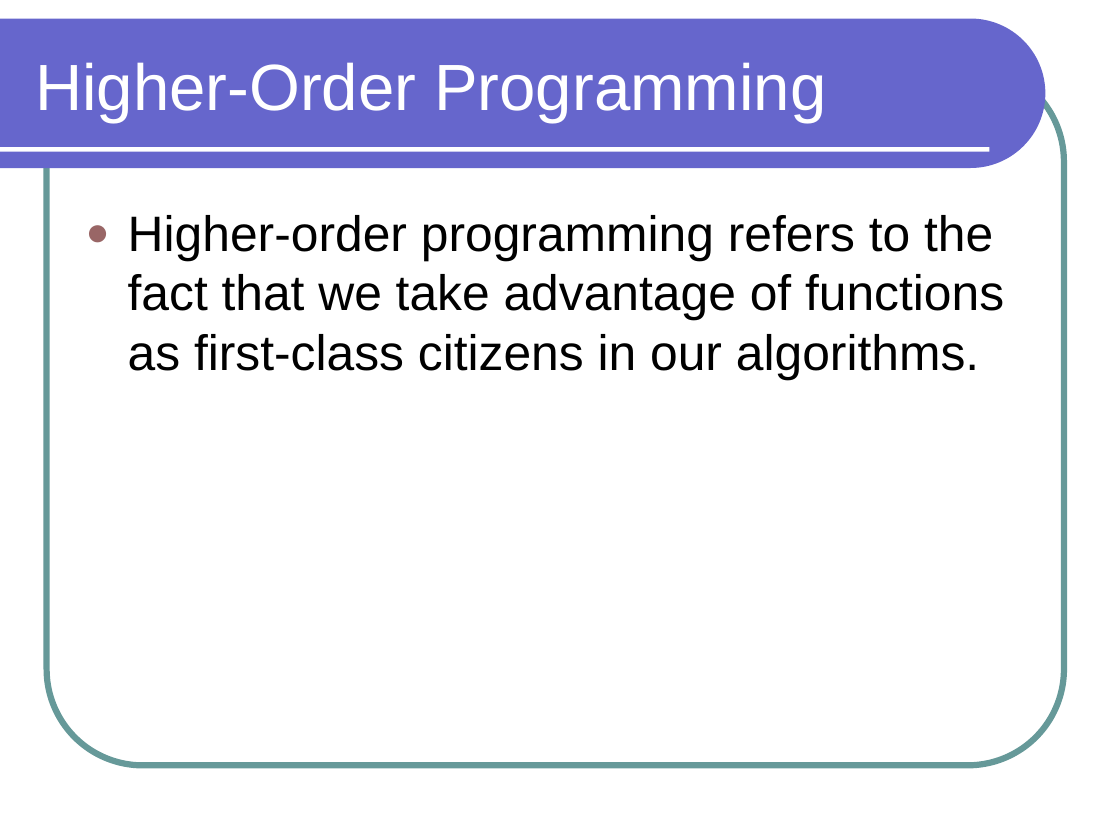
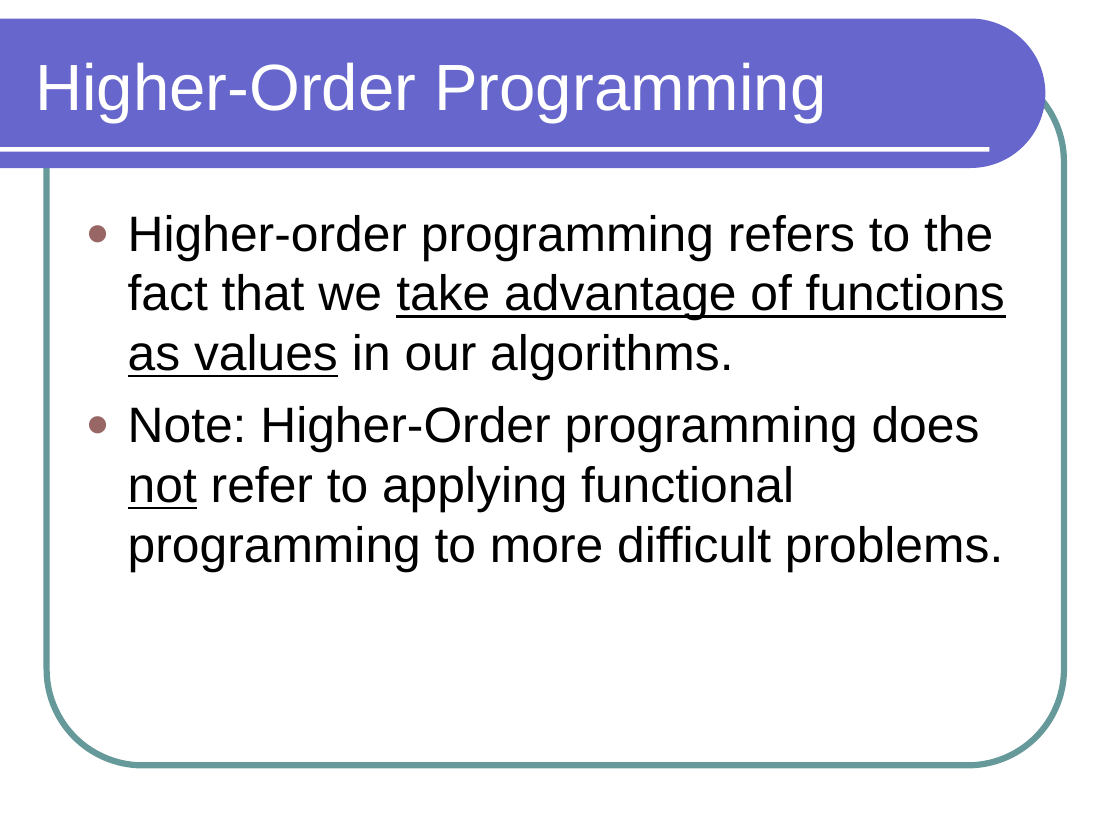
Before and after one commit to lutzhamel/CSC301, a slide deck: slide 6 of notes/csc301-ln014.ppt. Drawn at 1120x840 pixels with LibreOffice and Linux fonts; fonts in the diff are those of the drawing. Boxes give left, top, right and bottom in pixels: in the first picture for what was removed or moved away, otherwise in the second. Text is boxed around its words. In the diff, an @@ line names an element or a change of style, - is before the commit and + after.

```diff
--- a/notes/csc301-ln014.ppt
+++ b/notes/csc301-ln014.ppt
@@ text at (x1=128, y1=215, x2=1005, y2=572): text changed @@
-● Higher-order programming refers to the fact that we take advantage of functions as first-class citizens in our algorithms.
+● Higher-order programming refers to the fact that we take advantage of functions as values in our algorithms.
+● Note: Higher-Order programming does not refer to applying functional programming to more difficult problems.
```
Also in this commit, not shown: 7 other slides changed, 4 slides removed, 14 other files.
